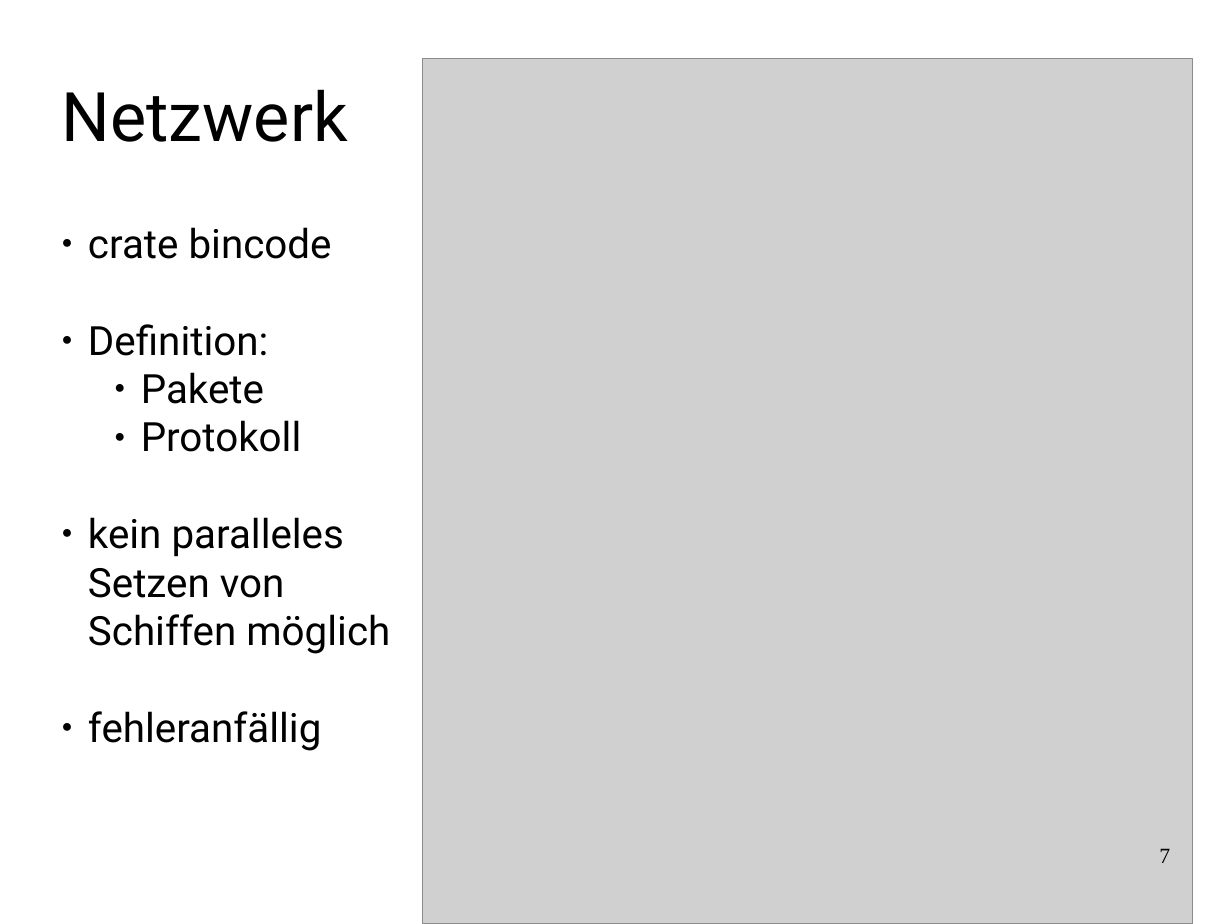
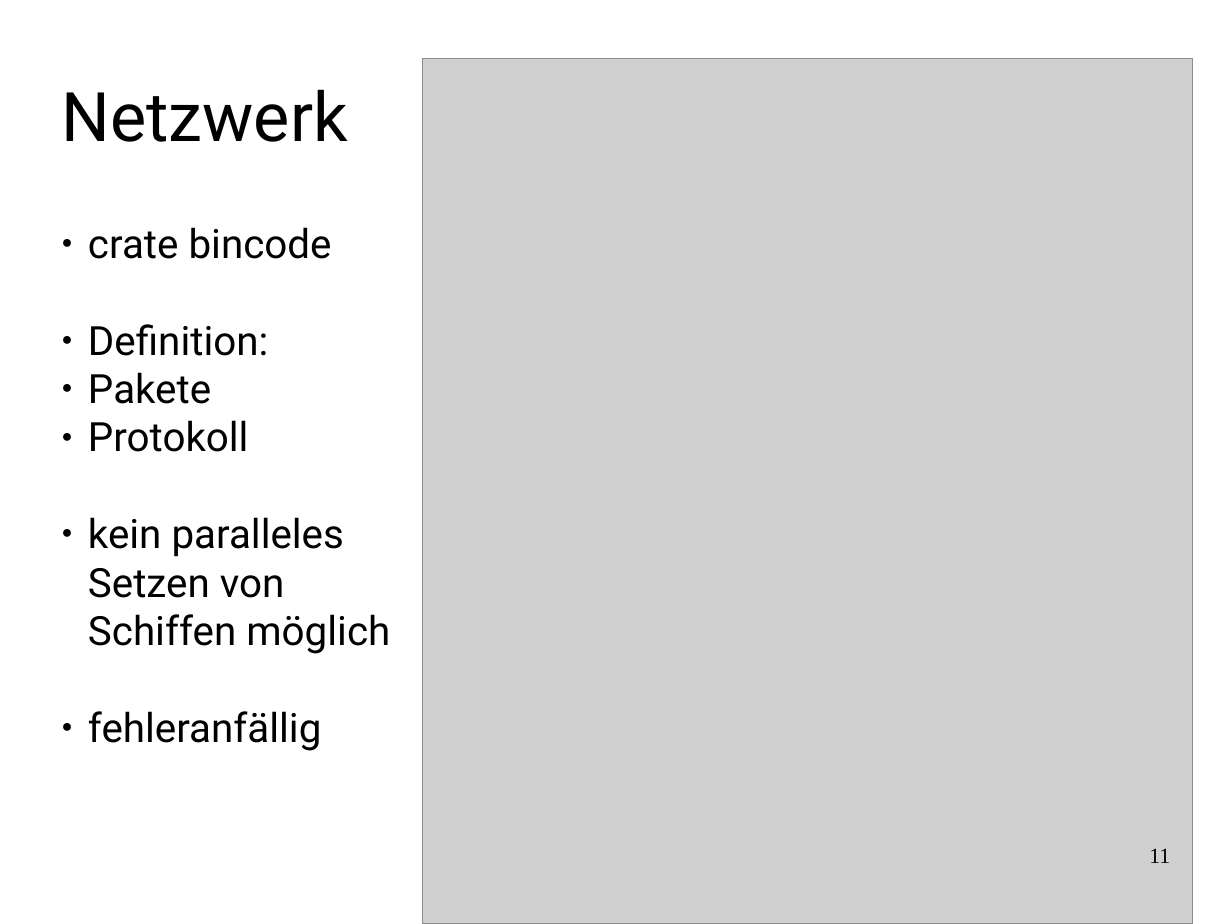
Before and after one commit to FamkeLamberti/battleship-presentation, a slide deck: slide 11 of Abschlusspraesentation_SchiffeVersenken.odp (slide 7 before the commit). Drawn at 1232x924 pixels with LibreOffice and Linux fonts; fonts in the diff are those of the drawing; grey boxes stand for pictures. Boxes give left, top, right and bottom in pixels: in the first picture for what was removed or moved away, otherwise in the second. Text is boxed around its words. In the diff, an @@ line names an element or a change of style, - is before the commit and + after.

```diff
--- a/Abschlusspraesentation_SchiffeVersenken.odp
+++ b/Abschlusspraesentation_SchiffeVersenken.odp
@@ subtitle at bbox=[88, 372, 249, 452]: list level 3 to 1 in "Pakete"; list level 3 to 1 in "Protokoll" @@
@@ page number at bbox=[1149, 848, 1170, 863]: text changed @@
-7
+11
```
Also in this commit, not shown: 2 other slides changed, 4 slides added.
